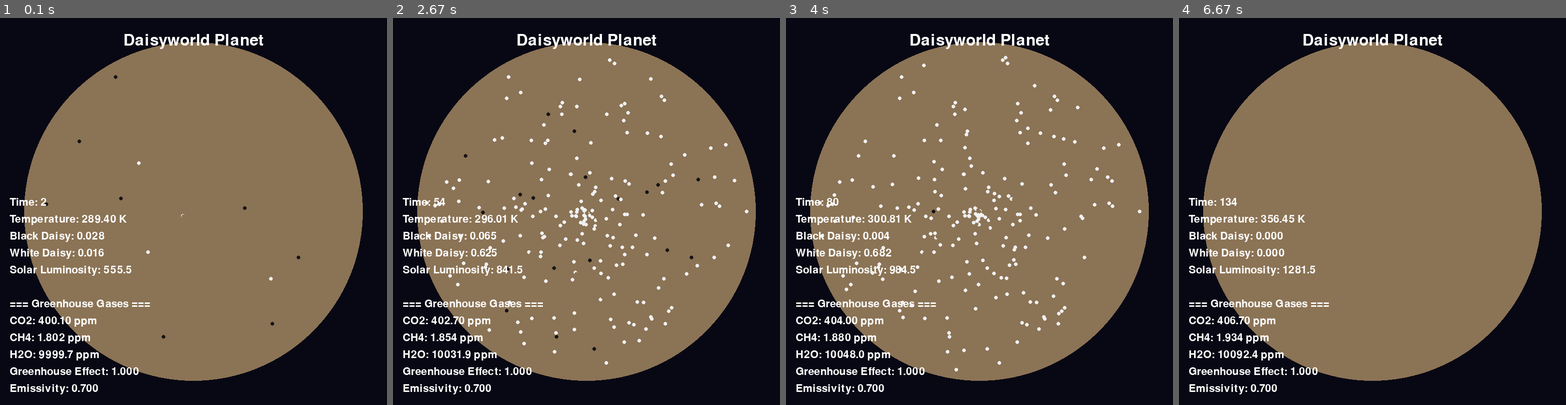
Above: before the commit, frames 1-4 (left to right).
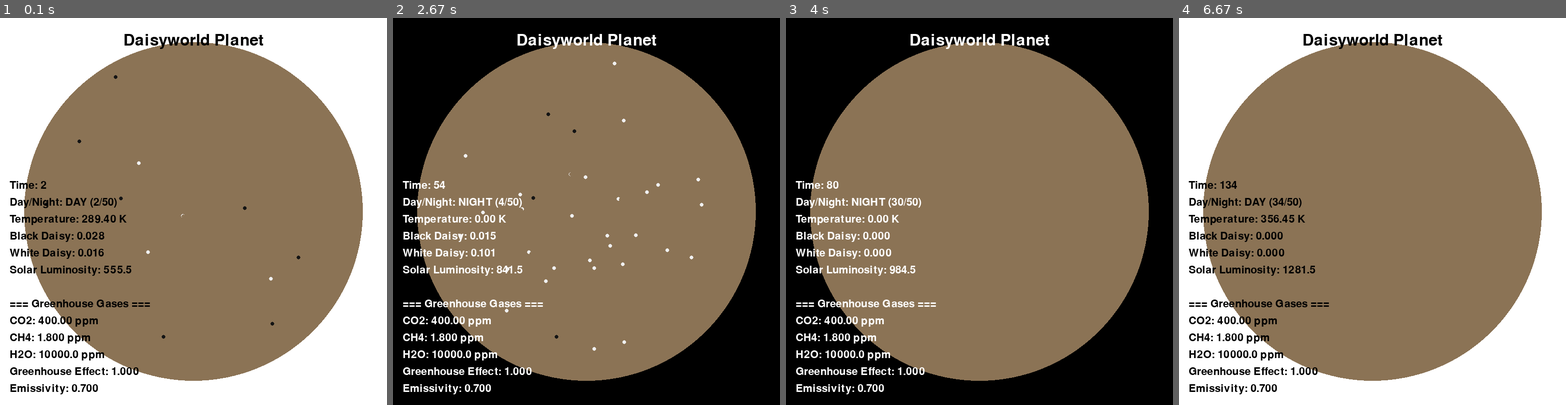
Above: after the commit, the same moments.

Repository: KR-penguin/Daisy-World
Game: pygame game, started from main.py
Same seed, same stepped clock (60 frames per second), same inputs: the game is played once before the commit and once after it.
Inputs:
- Up to frame 1 (0.1 s): no input
- Up to frame 2 (2.67 s): no input
- Up to frame 3 (4 s): no input
- Up to frame 4 (6.67 s): no input

The runs differ from the first frame. In frame 1, 41% of the frame differs, in the area x 0-100%, y 0-100%; in frame 2, 2.2%; in frame 3, 2.2%; in frame 4, 41%.

Commit message:
feat: 낮/밤 사이클 추가 및 온실 기체 농도 고정
- 50스텝마다 낮과 밤이 자동 전환
- `DAY_NIGHT_CYCLE_DURATION`: 낮/밤 전환 주기 설정
- `NIGHT_SOLAR_REDUCTION = 0.0`: 밤에 태양 광도 완전 차단

- `is_daytime`: 현재 낮/밤 상태 추적
- `day_night_timer`: 전환까지의 타이머 (0~50)
- `_update_day_night_cycle()`: 타이머 업데이트 및 자동 전환
- `_get_effective_solar_luminosity()`: 낮/밤에 따른 유효 태양 광도 계산

- 낮/밤 상태를 온도 계산에 반영
- `effective_solar_luminosity` 사용으로 밤에 온도 급감
- 슈테판-볼츠만 법칙에 낮/밤 사이클 적용

- 시간에 따른 온실 기체 자동 증가 제거
- 온실 기체 농도를 초기값으로 고정 유지
  * CO2: 400.0 ppm
  * CH4: 1.8 ppm
  * H2O: 10000.0 ppm
- `_update_greenhouse_gases()`: 농도 검증만 수행 (최소값 보장)
- 온실효과 계산 메커니즘은 유지 (수동 조정 가능)

- **낮**: 흰색 배경 (255, 255, 255) - 밝고 선명한 낮 분위기
- **밤**: 검은색 배경 (0, 0, 0) - 어두운 밤 분위기
- 배경색이 완전히 전환되어 낮/밤 구분 명확

- 낮/밤에 따라 텍스트 색상 자동 전환
  * 낮: 검은색 텍스트 (흰 배경 대비)
  * 밤: 흰색 텍스트 (검은 배경 대비)
- 모든 텍스트 요소에 적용 (제목, 정보)
- 항상 최적의 가독성 보장

- 낮/밤 상태 표시: "Day/Night: DAY (15/50)"
- 전환까지 남은 시간 카운터 실시간 업데이트
- 정보 영역 확장 (430px → 465px)
- 온실 기체 정보 섹션 유지

- 실제 지구의 자전 효과 시뮬레이션
- 밤에는 태양 복사 없음으로 온도 하강
- 온실효과는 밤 동안 열을 보존하는 역할
- 낮/밤 주기로 온도 변동 관찰 가능

- 온실 기체 농도 고정으로 예측 가능한 환경
- 낮/밤 사이클로 동적 온도 변화 관찰
- 데이지 생태계의 일일 주기 반응 연구 가능
- 시각적 피드백으로 직관적인 시뮬레이션 이해

Diff:
--- a/simulator.py
+++ b/simulator.py
@@ -46,10 +46,10 @@
 CH4_GREENHOUSE_FACTOR = 25.0          # CH4는 CO2 대비 25배 강력
 H2O_GREENHOUSE_FACTOR = 0.1           # H2O는 농도가 높지만 효과는 약함
 
-# 온실 기체 증가율 (시간당 ppm 증가)
-CO2_INCREASE_RATE = 0.05              # 시간당 CO2 증가
-CH4_INCREASE_RATE = 0.001             # 시간당 CH4 증가
-H2O_INCREASE_RATE = 0.5               # 시간당 H2O 증가 (온도에 따라 변동)
+
+# 낮/밤 사이클 설정
+DAY_NIGHT_CYCLE_DURATION = 50         # 낮/밤 전환 주기 (스텝 단위)
+NIGHT_SOLAR_REDUCTION = 0.0           # 밤에 태양 광도 감소율 (0 = 완전 차단)
 
 class DaisyworldSimulator:
     """데이지 월드 시뮬레이션 클래스"""
@@ -88,6 +88,10 @@
         self.h2o_concentration = INITIAL_H2O_CONCENTRATION    # H2O 농도 (ppm)
         self.greenhouse_effect = 0.0                          # 총 온실효과
         self.earth_emissivity = BASE_EARTH_EMISSIVITY         # 현재 지구 복사 방출 효율
+
+        # 낮/밤 사이클 변수
+        self.is_daytime = True                                # 현재 낮인지 밤인지
+        self.day_night_timer = 0                              # 낮/밤 전환 타이머
 
         # 데이터 기록용 리스트
         self.history_black_daisy = []
@@ -154,24 +158,45 @@
         """
         시간에 따른 온실 기체 농도 업데이트
         """
-        # 기본 증가율
-        self.co2_concentration += CO2_INCREASE_RATE
-        self.ch4_concentration += CH4_INCREASE_RATE
-
-        # H2O는 온도에 따라 변동 (온도가 높을수록 증발 증가)
-        temperature_factor = (self.temperature_planet - 273.15) / 100.0  # 섭씨 온도 기준
-        h2o_adjustment = H2O_INCREASE_RATE * (1.0 + temperature_factor)
-        self.h2o_concentration += h2o_adjustment
+
 
         # 농도가 음수가 되지 않도록
         self.co2_concentration = max(self.co2_concentration, 0)
         self.ch4_concentration = max(self.ch4_concentration, 0)
         self.h2o_concentration = max(self.h2o_concentration, 0)
 
+    def _update_day_night_cycle(self):
+        """
+        낮/밤 사이클 업데이트
+        50스텝마다 낮과 밤이 전환됨
+        """
+        self.day_night_timer += 1
+
+        # 주기가 지나면 낮/밤 전환
+        if self.day_night_timer >= DAY_NIGHT_CYCLE_DURATION:
+            self.is_daytime = not self.is_daytime
+            self.day_night_timer = 0
+
+    def _get_effective_solar_luminosity(self):
+        """
+        현재 낮/밤 상태에 따른 유효 태양 광도 계산
+
+        Returns:
+            유효 태양 광도
+        """
+        if self.is_daytime:
+            return self.solar_luminosity
+        else:
+            # 밤에는 태양 광도가 크게 감소
+            return self.solar_luminosity * NIGHT_SOLAR_REDUCTION
+
     def step(self):
         """시뮬레이션 한 스텝 실행"""
         # 무한 시뮬레이션 (시간 제한 없음)
 
+        # 낮/밤 사이클 업데이트
+        self._update_day_night_cycle()
+
         # 온실 기체 농도 업데이트
         self._update_greenhouse_gases()
 
@@ -183,6 +208,9 @@
 
         # 태양 광도 계산
         self.solar_luminosity = INITIAL_SOLAR_LUMINOSITY + (SOLAR_LUMINOSITY_INCREASE_RATE * self.current_time)
+
+        # 유효 태양 광도 (낮/밤 고려)
+        effective_solar_luminosity = self._get_effective_solar_luminosity()
 
         # 빈 땅 면적 계산
         self.area_bare_ground = 1 - self.area_black_daisy - self.area_white_daisy
@@ -193,16 +221,16 @@
         if self.area_white_daisy < MIN_AREA_THRESHOLD:
             self.area_white_daisy = MIN_AREA_THRESHOLD
 
-        # 행성 평균 알베도 계산
+        # 행성 평균 알베도 계산 (가중 평균)
         self.planetary_albedo = (
             (self.area_bare_ground * ALBEDO_BARE_GROUND) +
             (self.area_black_daisy * ALBEDO_BLACK_DAISY) +
             (self.area_white_daisy * ALBEDO_WHITE_DAISY)
         )
 
-        # 행성 전체 온도 계산 (온실효과가 반영된 방출 효율 사용)
+        # 행성 전체 온도 계산 (온실효과와 낮/밤이 반영된 방출 효율 사용)
         self.temperature_planet = (
-            self.solar_luminosity * (1 - self.planetary_albedo) /
+            effective_solar_luminosity * (1 - self.planetary_albedo) /
             (self.earth_emissivity * STEFAN_BOLTZMANN_CONSTANT)
         ) ** 0.25
 
--- a/visualizer_pygame.py
+++ b/visualizer_pygame.py
@@ -48,8 +48,16 @@
         # 시뮬레이션 스텝 실행
         simulator.step()
 
+        # 낮/밤에 따라 배경색 변경
+        if simulator.is_daytime:
+            background_color = COLOR_WHITE     # 낮: 흰색
+            text_color = COLOR_BLACK           # 낮: 검은색 텍스트
+        else:
+            background_color = COLOR_BLACK     # 밤: 검은색
+            text_color = COLOR_WHITE           # 밤: 흰색 텍스트
+
         # 화면 그리기
-        screen.fill(COLOR_SPACE)
+        screen.fill(background_color)
 
         # 행성 그리기
         pygame.draw.circle(screen, COLOR_PLANET, (CENTER_X, CENTER_Y), PLANET_RADIUS_PX)
@@ -60,11 +68,12 @@
             pygame.draw.circle(screen, color, pos, 4)
 
         # 정보 텍스트 그리기
-        title_text = font_large.render('Daisyworld Planet', True, COLOR_TEXT)
+        title_text = font_large.render('Daisyworld Planet', True, text_color)
         screen.blit(title_text, (SCREEN_WIDTH // 2 - title_text.get_width() // 2, 30))
 
         info_lines = [
             f'Time: {simulator.current_time}',
+            f'Day/Night: {"DAY" if simulator.is_daytime else "NIGHT"} ({simulator.day_night_timer}/{50})',
             f'Temperature: {simulator.temperature_planet:.2f} K',
             f'Black Daisy: {simulator.area_black_daisy:.3f}',
             f'White Daisy: {simulator.area_white_daisy:.3f}',
@@ -78,9 +87,9 @@
             f'Emissivity: {simulator.earth_emissivity:.3f}'
         ]
 
-        y_offset = SCREEN_HEIGHT - 430
+        y_offset = SCREEN_HEIGHT - 465
         for line in info_lines:
-            text = font_small.render(line, True, COLOR_TEXT)
+            text = font_small.render(line, True, text_color)
             screen.blit(text, (20, y_offset))
             y_offset += 35
 
Binary file added: results/daisyworld_simulation_20251104_101615.png
Binary file added: results/daisyworld_simulation_20251104_101836.png
